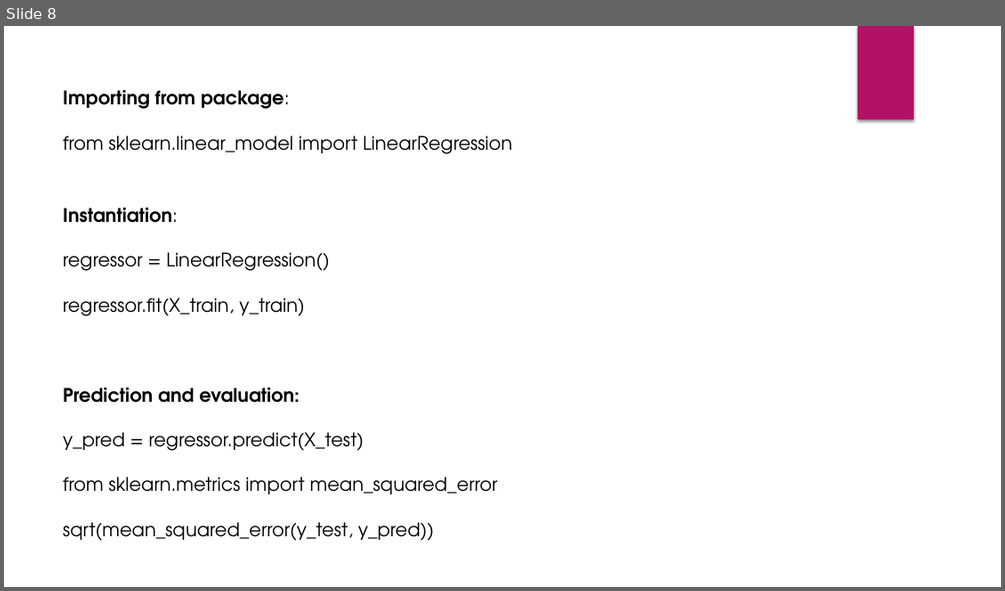
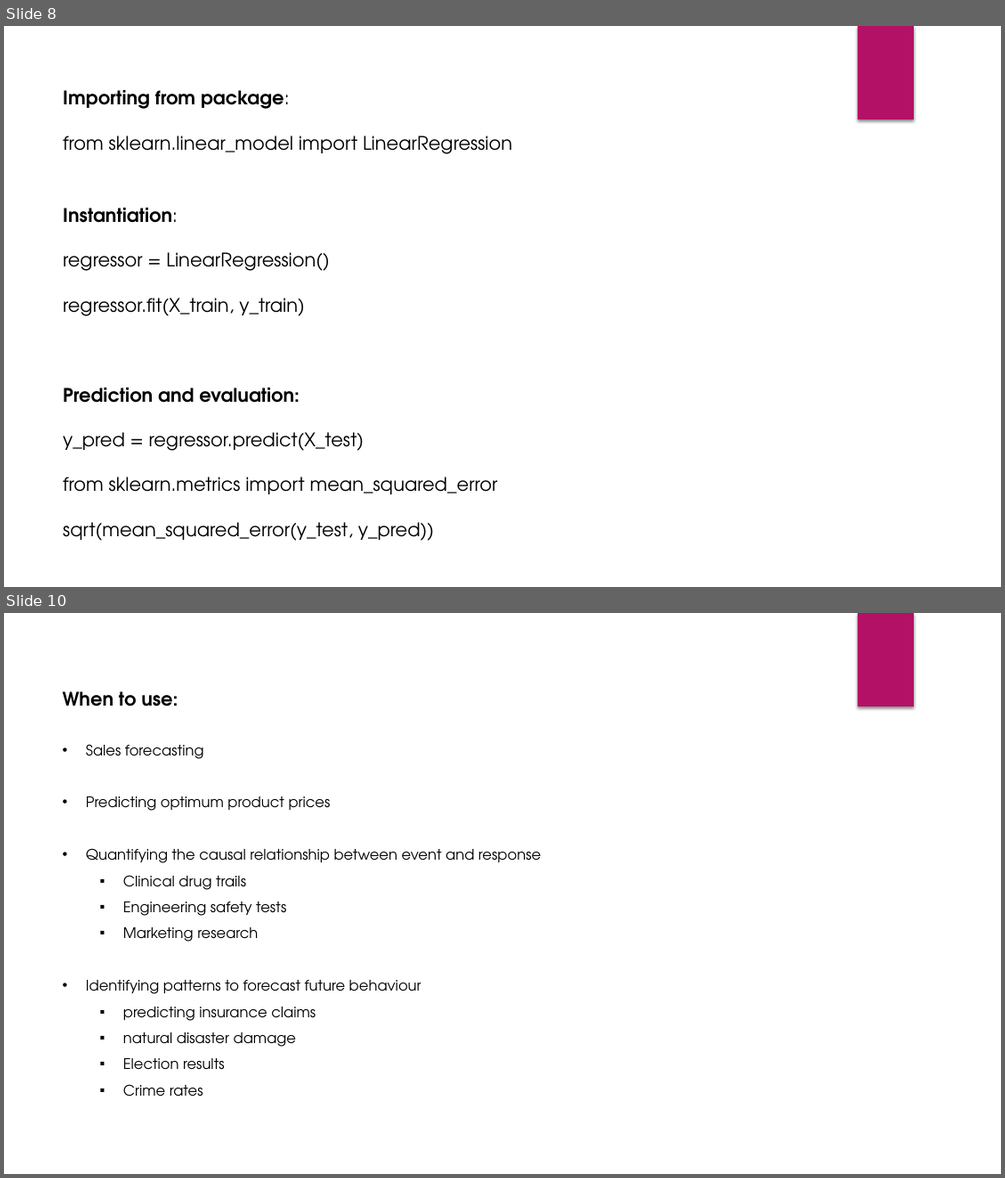
Before and after one commit to Siddhartha0205/ML_Algorithms, a slide deck: 1_Linear_Regression/Linear_Regression.pptx. Shown one above the other, each under a label of ours: slide 8 before the commit, slides 8 and 10 after it; the slides between them are not shown. The pictures are 1005x591 and 1005x1178 pixels, drawn with LibreOffice and Linux fonts; fonts in the diff are those of the drawing. Boxes give left, top, right and bottom in pixels: in the first picture for what was removed or moved away, otherwise in the second. Text is boxed around its words. In the diff, an @@ line names an element or a change of style, - is before the commit and + after.

```diff
--- a/1_Linear_Regression/Linear_Regression.pptx
+++ b/1_Linear_Regression/Linear_Regression.pptx
@@ slide 10 added at (4,613,1001,1174), background #FFFFFF; not listed: 1 template element that a slide beside it also shows @@
@@ text added at (63,691,541,1095), 14 pt, text #000000 @@
+When to use:
+• Sales forecasting
+• Predicting optimum product prices
+• Quantifying the causal relationship between event and response
+  ▪ Clinical drug trails
+  ▪ Engineering safety tests
+  ▪ Marketing research
+• Identifying patterns to forecast future behaviour
+  ▪ predicting insurance claims
+  ▪ natural disaster damage
+  ▪ Election results
+  ▪ Crime rates
```
Also in this commit, not shown: 7 other slides added, 1 slide removed, 3 other files.
